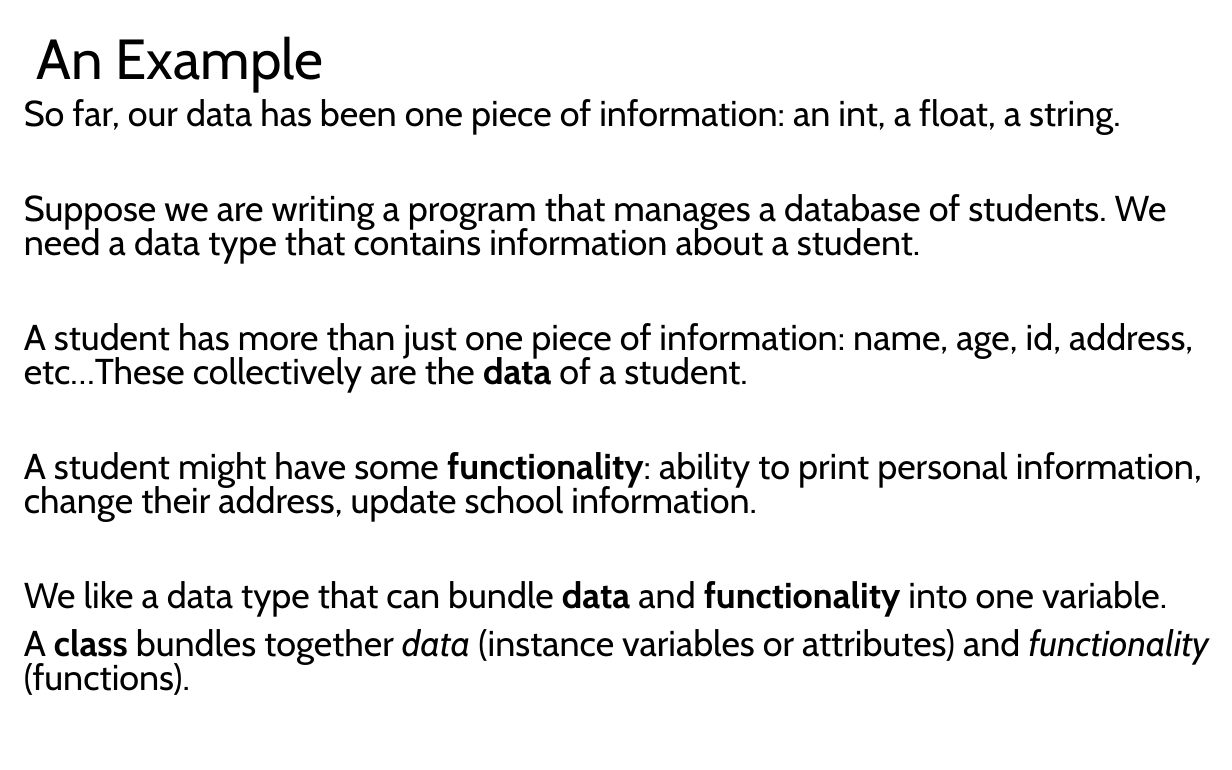
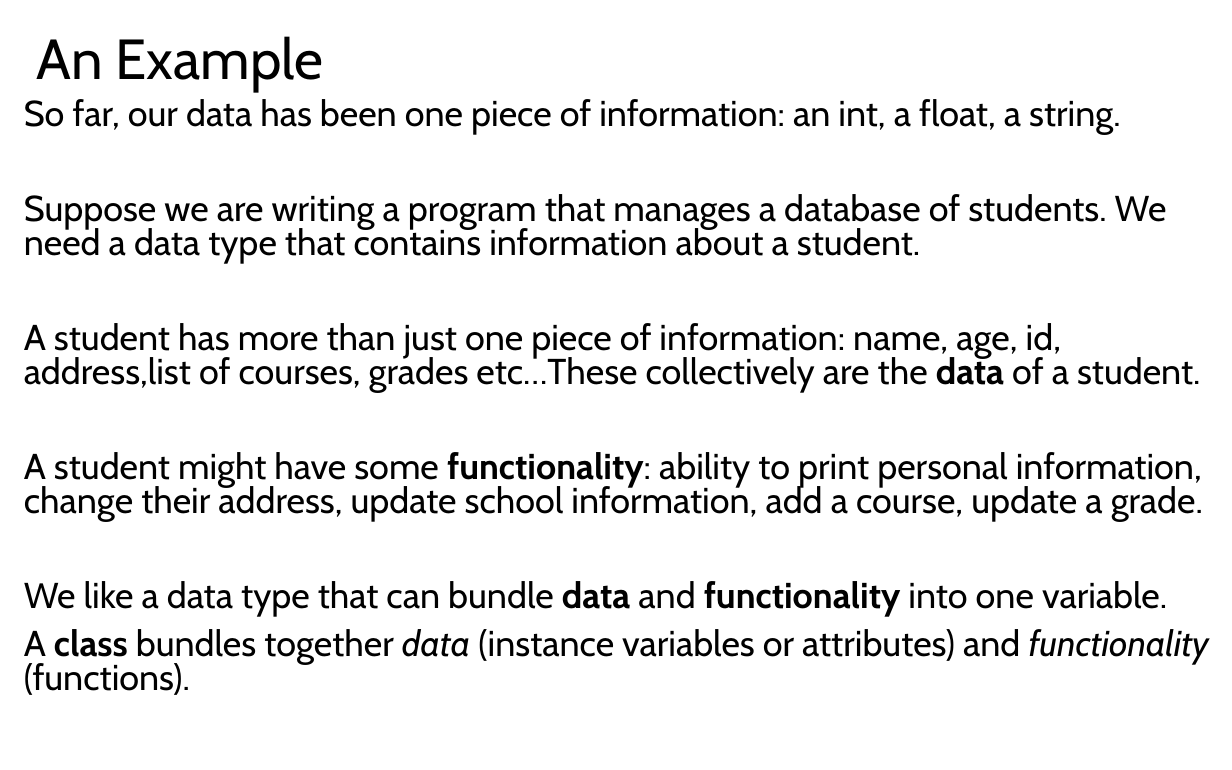
Before and after one commit to LongBaoNguyen/longbaonguyen.github.io, a slide deck: slide 3 of courses/apcsp/lect8.pptx. Drawn at 1232x770 pixels with LibreOffice and Linux fonts; fonts in the diff are those of the drawing. Boxes give left, top, right and bottom in pixels: in the first picture for what was removed or moved away, otherwise in the second. Text is boxed around its words. In the diff, an @@ line names an element or a change of style, - is before the commit and + after.

```diff
--- a/courses/apcsp/lect8.pptx
+++ b/courses/apcsp/lect8.pptx
@@ text at (24, 323, 1203, 522): text changed @@
-A student has more than just one piece of information: name, age, id, address, etc…These collectively are the data of a student.
-A student might have some functionality: ability to print personal information, change their address, update school information.
+A student has more than just one piece of information: name, age, id, address,list of courses, grades etc…These collectively are the data of a student.
+A student might have some functionality: ability to print personal information, change their address, update school information, add a course, update a grade.
```
Also in this commit, not shown: 2 slides removed, 17 other files.
